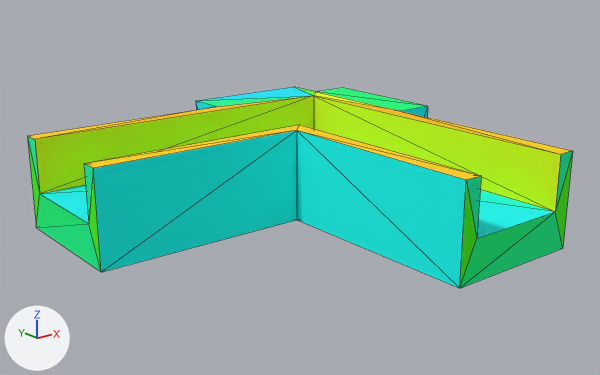
One commit to the OBJ model resources/shape-14.obj: the scene before it, then after it.
Camera for both pictures: a 50 mm camera at (-0.989, -1.214, 0.457) aimed at (-0.145, -0.158, 0.034). The lights are fixed; the arrows at lower left show +X, +Y and +Z. Mesh edges are drawn as thin lines. Where no turn or scale is listed for an object, it has been applied to the vertices. Vertices at the same position are counted once.

The first picture shows 'shape-14'.
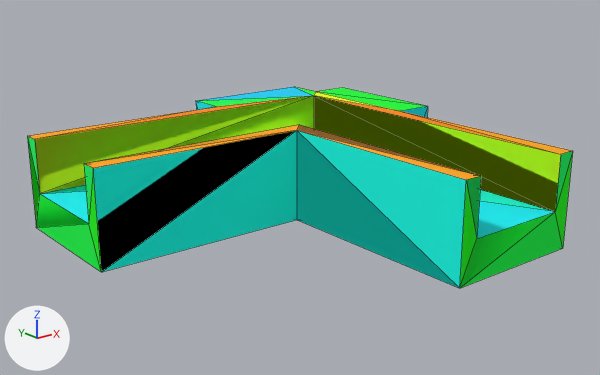
Commit message: initial shape models

Where the change shows, as pixel boxes (x1, y1, x2, y2) in the pictures (600 x 375 px):
'shape-14', surface changed: (27, 87, 573, 288) in both
part 1 of me_shape_14, recoloured: (42, 185, 554, 212) in both
part 2 of me_shape_14, recoloured: (41, 191, 554, 238) in both
part 3 of me_shape_14, recoloured: (35, 96, 561, 212) in both

Edits to the bpy script that builds the scene:
```text
Change mat_material_1:
    remove mat_material_1.base_color = (0.0, 1.0, 0.918)  # cyan #00fff6
    add mat_material_1.texture = img_shape_14_tex_png
Change mat_material_2:
    remove mat_material_2.base_color = (0.0, 0.953, 1.0)  # cyan #00faff
    add mat_material_2.texture = img_shape_14_tex_png
Change mat_material_3:
    remove mat_material_3.base_color = (1.0, 0.655, 0.0)  # yellow #ffd400
    add mat_material_3.texture = img_shape_14_tex_png
Change mat_material_4:
    remove mat_material_4.base_color = (1.0, 0.659, 0.0)  # yellow #ffd400
    add mat_material_4.texture = img_shape_14_tex_png
Change mat_material_5:
    remove mat_material_5.base_color = (0.102, 1.0, 0.0)  # green #5aff00
    add mat_material_5.texture = img_shape_14_tex_png
Change mat_material_6:
    remove mat_material_6.base_color = (0.898, 1.0, 0.0)  # yellow #f3ff00
    add mat_material_6.texture = img_shape_14_tex_png
Change mat_material_7:
    remove mat_material_7.base_color = (1.0, 0.541, 0.0)  # yellow #ffc200
    add mat_material_7.texture = img_shape_14_tex_png
Change mat_material_9:
    remove mat_material_9.base_color = (0.0, 0.824, 0.996)  # cyan #00eaff
    add mat_material_9.texture = img_shape_14_tex_png
Change mat_material_10:
    remove mat_material_10.base_color = (0.0, 1.0, 0.31)  # green #00ff97
    add mat_material_10.texture = img_shape_14_tex_png
Change mat_material_11:
    remove mat_material_11.base_color = (0.0, 1.0, 0.2)  # green #00ff7c
    add mat_material_11.texture = img_shape_14_tex_png
Change mat_material_13:
    remove mat_material_13.base_color = (0.0, 1.0, 0.396)  # green #00ffa9
    add mat_material_13.texture = img_shape_14_tex_png
Change mat_material_14:
    remove mat_material_14.base_color = (0.0, 1.0, 0.204)  # green #00ff7d
    add mat_material_14.texture = img_shape_14_tex_png
Change mat_material_15:
    remove mat_material_15.base_color = (0.0588, 1.0, 0.0)  # green #45ff00
    add mat_material_15.texture = img_shape_14_tex_png
Change mat_material_16:
    remove mat_material_16.base_color = (0.0, 1.0, 0.275)  # green #00ff8f
    add mat_material_16.texture = img_shape_14_tex_png
Change mat_material_18:
    remove mat_material_18.base_color = (1.0, 0.0, 0.0)  # red #ff0000
    add mat_material_18.texture = img_shape_14_tex_png
Change mat_material_19:
    remove mat_material_19.base_color = (0.0, 1.0, 0.855)  # cyan #00ffee
    add mat_material_19.texture = img_shape_14_tex_png
Change mat_material_20:
    remove mat_material_20.base_color = (0.0, 0.953, 0.996)  # cyan #00faff
    add mat_material_20.texture = img_shape_14_tex_png
Change mat_material_21:
    remove mat_material_21.base_color = (0.247, 1.0, 0.0)  # green #88ff00
    add mat_material_21.texture = img_shape_14_tex_png
Change mat_material_22:
    remove mat_material_22.base_color = (0.769, 1.0, 0.0)  # yellow #e3ff00
    add mat_material_22.texture = img_shape_14_tex_png
Change mat_material_23:
    remove mat_material_23.base_color = (0.0, 0.306, 1.0)  # blue #0096ff
    add mat_material_23.texture = img_shape_14_tex_png
Change me_shape_14:
    where me_shape_14.from_pydata(...)  # 40 vertices, 76 faces; spans x -0.5..0.2, y -0.5..0.2, z -0.038..0.125
    me_shape_14 part 1: 2 faces spanning x -0.5..0.094, y -0.5..0.094, z 0.031 switch from mat_material_19 (cyan #00ffee) to mat_material_20 (picture img_shape_14_tex_png)
    me_shape_14 part 2: 2 faces spanning x -0.5..0.094, y -0.5..0.094, z 0.031 switch from mat_material_20 (cyan #00faff) to mat_material_21 (picture img_shape_14_tex_png)
    me_shape_14 part 3: 4 faces spanning x -0.5..0.094, y -0.5..0.094, z 0.031..0.125 switch from mat_material_22 (yellow #e3ff00) to mat_material_18 (picture img_shape_14_tex_png)
```
